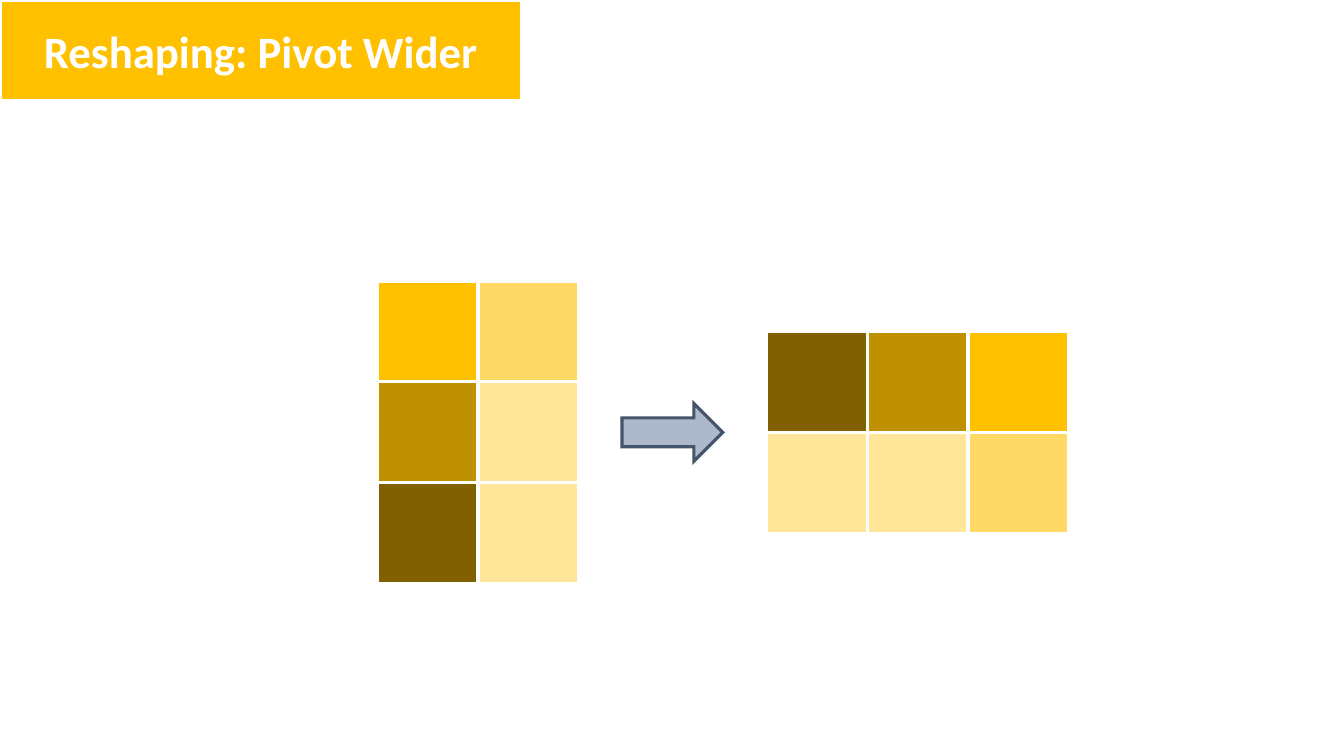
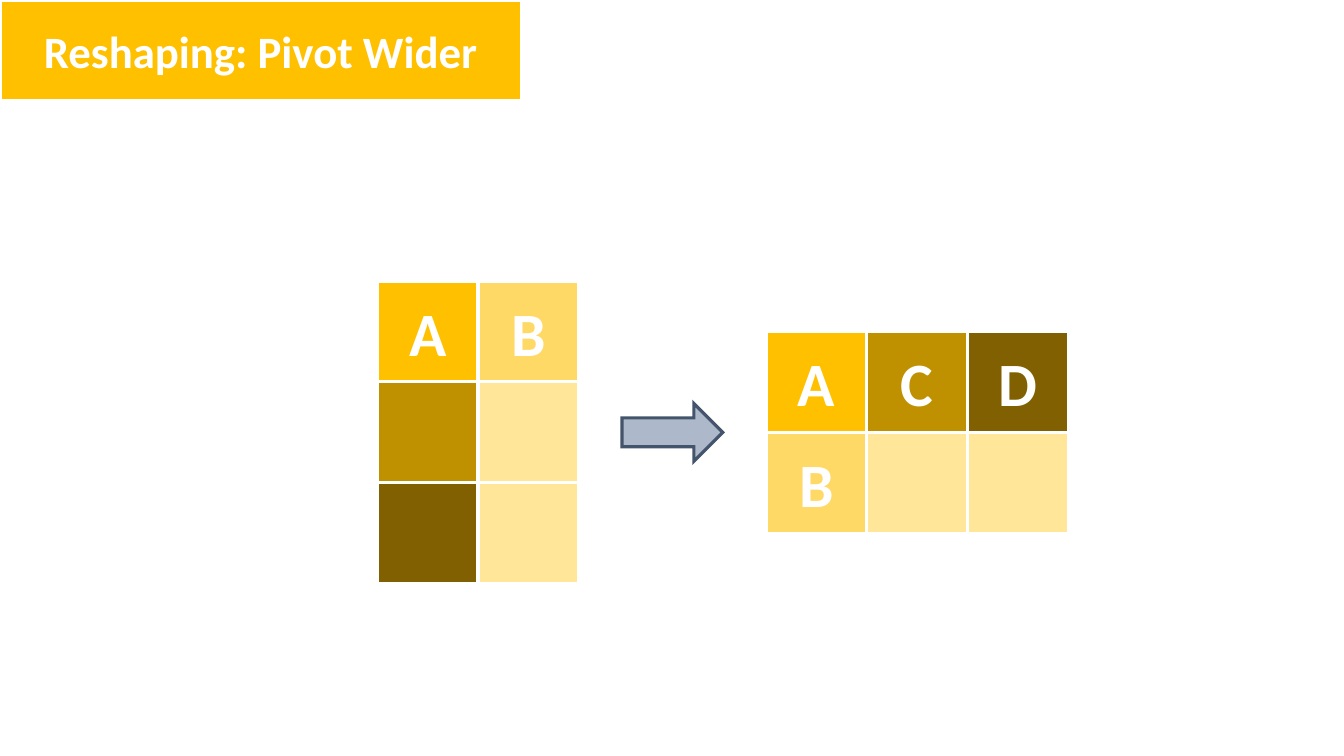
Before and after one commit to NCEAS/scicomp-workshop-template, a slide deck: slide 11 of images/tidyverse-visuals-dev.pptx (slide 10 before the commit). Drawn at 1344x756 pixels with LibreOffice and Linux fonts; fonts in the diff are those of the drawing. Boxes give left, top, right and bottom in pixels: in the first picture for what was removed or moved away, otherwise in the second. Text is boxed around its words. In the diff, an @@ line names an element or a change of style, - is before the commit and + after.

```diff
--- a/images/tidyverse-visuals-dev.pptx
+++ b/images/tidyverse-visuals-dev.pptx
@@ text in rectangle at (x1=409, y1=316, x2=446, y2=356): text added @@
+A
@@ text in rectangle at (x1=511, y1=316, x2=545, y2=356): text added @@
+B
@@ rectangle added at (x1=766, y1=332, x2=867, y2=433), fill #FFC000, outline #FFFFFF 2.25 pt, 44 pt, text #FFFFFF, bold @@
+A
@@ rectangle "C" moved from (x1=766, y1=332, x2=867, y2=433) to (x1=867, y1=332, x2=968, y2=433) @@
@@ rectangle "C" at (x1=867, y1=332, x2=968, y2=433): fill #806000 to #BF9000 @@
@@ rectangle "D" moved from (x1=867, y1=332, x2=968, y2=433) to (x1=968, y1=332, x2=1069, y2=433) @@
@@ rectangle "D" at (x1=968, y1=332, x2=1069, y2=433): fill #BF9000 to #806000 @@
@@ rectangle removed at (x1=968, y1=332, x2=1069, y2=433) @@
@@ text in rectangle at (x1=901, y1=365, x2=934, y2=407): text added @@
+C
@@ text in rectangle at (x1=999, y1=366, x2=1038, y2=406): text added @@
+D
@@ rectangle "B" at (x1=766, y1=433, x2=867, y2=533): fill #FFE699 to #FFD966 @@
@@ rectangle at (x1=968, y1=433, x2=1069, y2=533): fill #FFD966 to #FFE699 @@
@@ text in rectangle at (x1=799, y1=467, x2=833, y2=507): text added @@
+B
```
Also in this commit, not shown: 6 other slides changed, 1 slide added.
